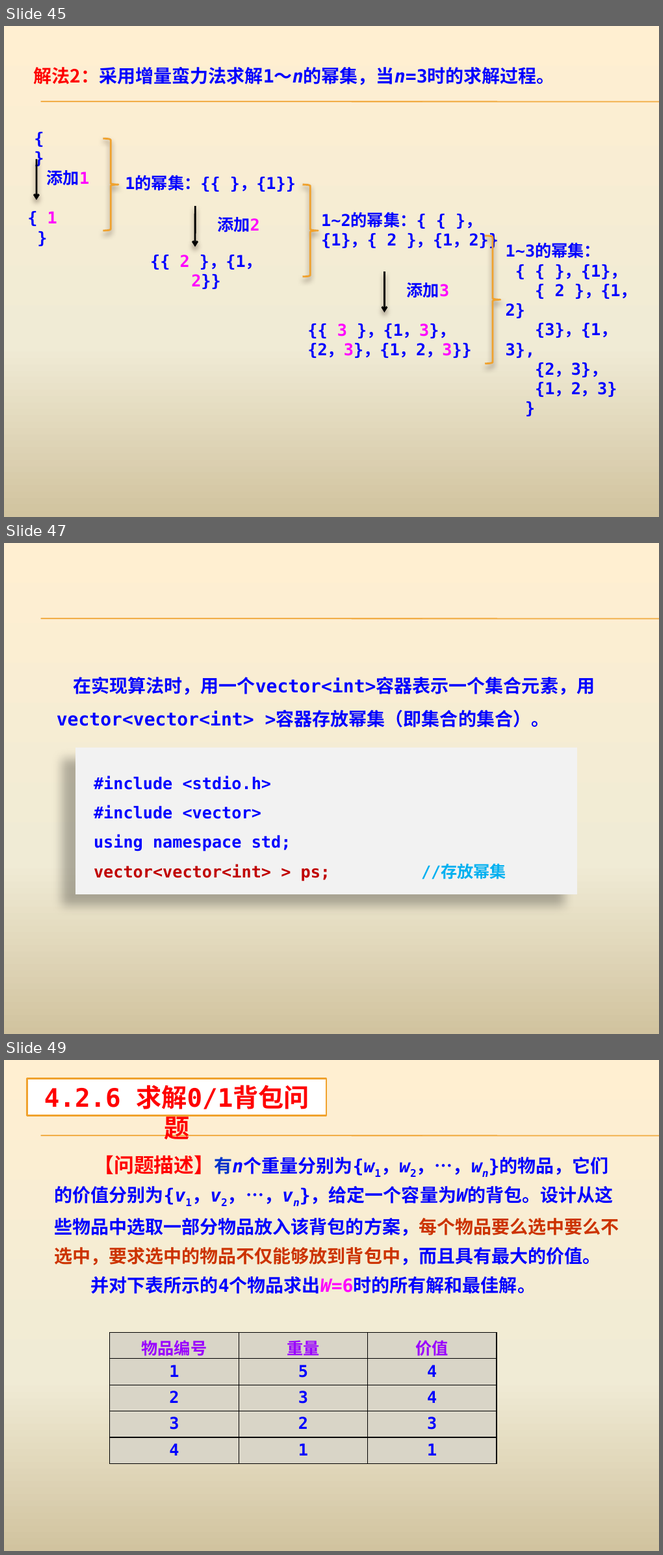
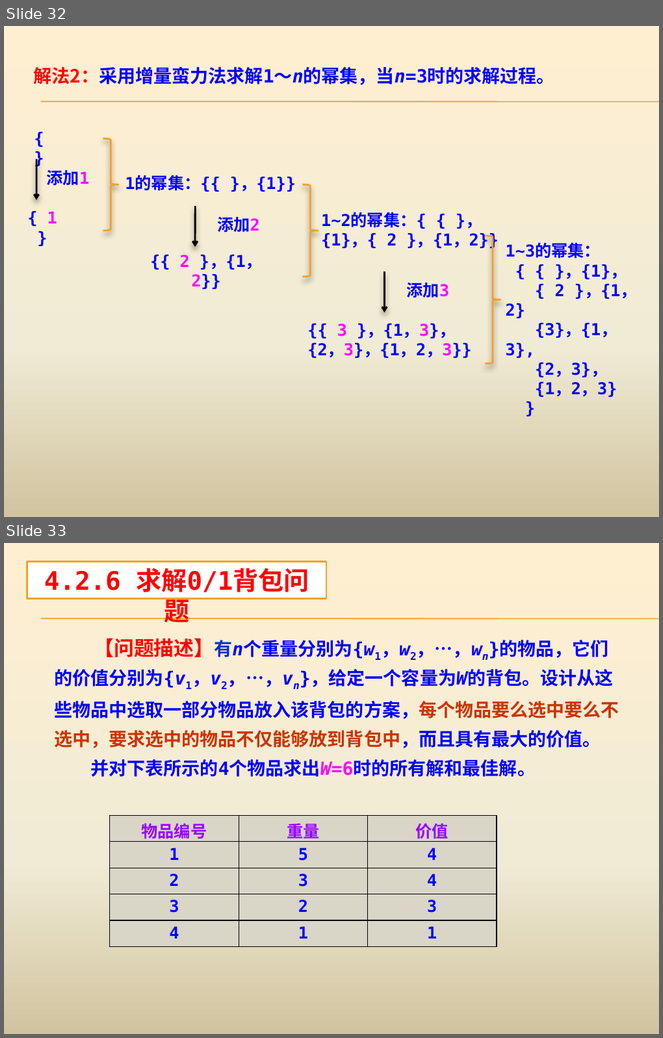
Before and after one commit to AllenW1116/Cpp-algorithm, a slide deck: 课程ppt/第4章 蛮力法.pptx. Shown one above the other, each under a label of ours: slides 45, 47 and 49 before the commit, slides 32 and 33 after it; the slides between them are not shown. The pictures are 663x1555 and 663x1038 pixels, drawn with LibreOffice and Linux fonts; fonts in the diff are those of the drawing. Boxes give left, top, right and bottom in pixels: in the first picture for what was removed or moved away, otherwise in the second. Text is boxed around its words. In the diff, an @@ line names an element or a change of style, - is before the commit and + after.

```diff
--- a/课程ppt/第4章 蛮力法.pptx
+++ b/课程ppt/第4章 蛮力法.pptx
@@ slide 47 removed at (4, 543, 659, 1034), background gradient #FFEFD1 to #F0EBD5 to #D1C39F; not listed: 2 template elements that a slide beside it also shows @@
@@ text removed at (57, 677, 595, 728) @@
-在实现算法时，用一个vector<int>容器表示一个集合元素，用vector<vector<int> >容器存放幂集（即集合的集合）。
@@ rectangle removed at (76, 747, 577, 894) @@
-#include <stdio.h>
-#include <vector>
-using namespace std;
-vector<vector<int> > ps; //存放幂集
@@ what was slide 45 is now slide 32 @@
@@ what was slide 49 is now slide 33 @@
```
Also in this commit, not shown: 1 slide changed, 43 other slides removed, 40 other files.
